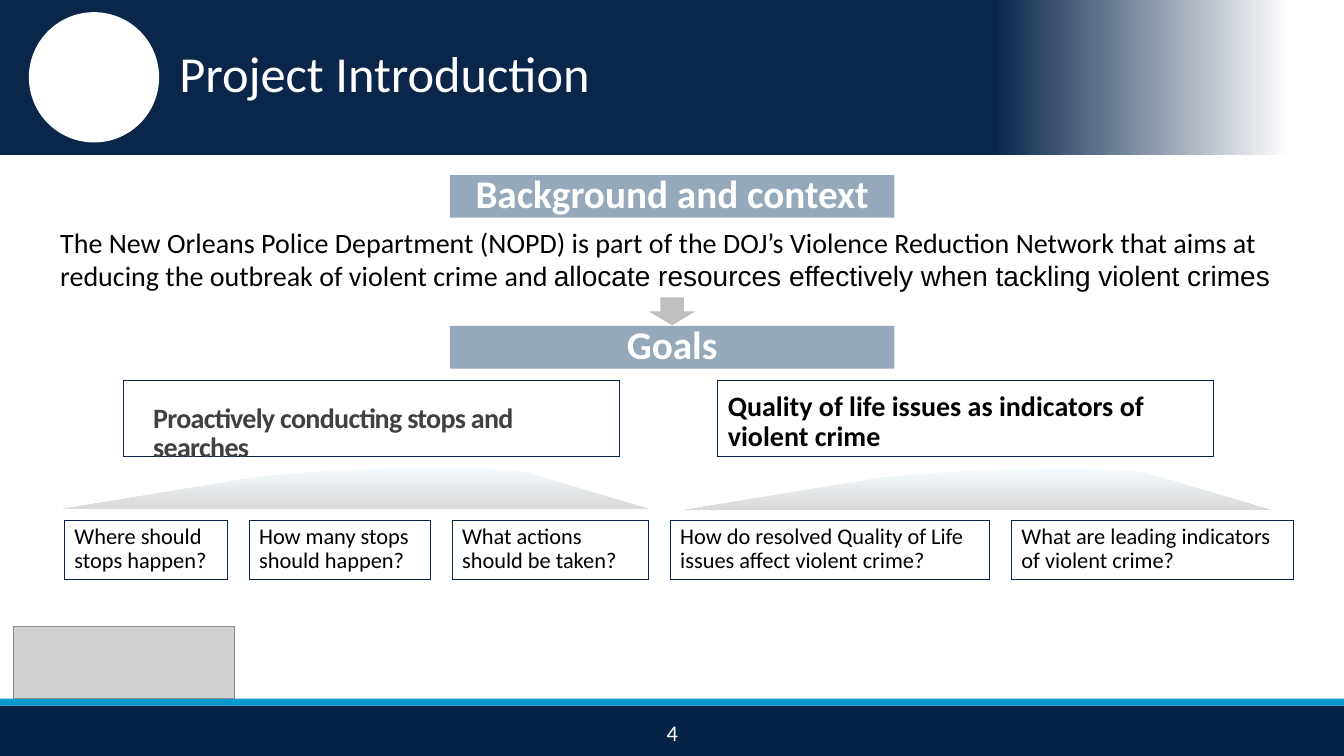
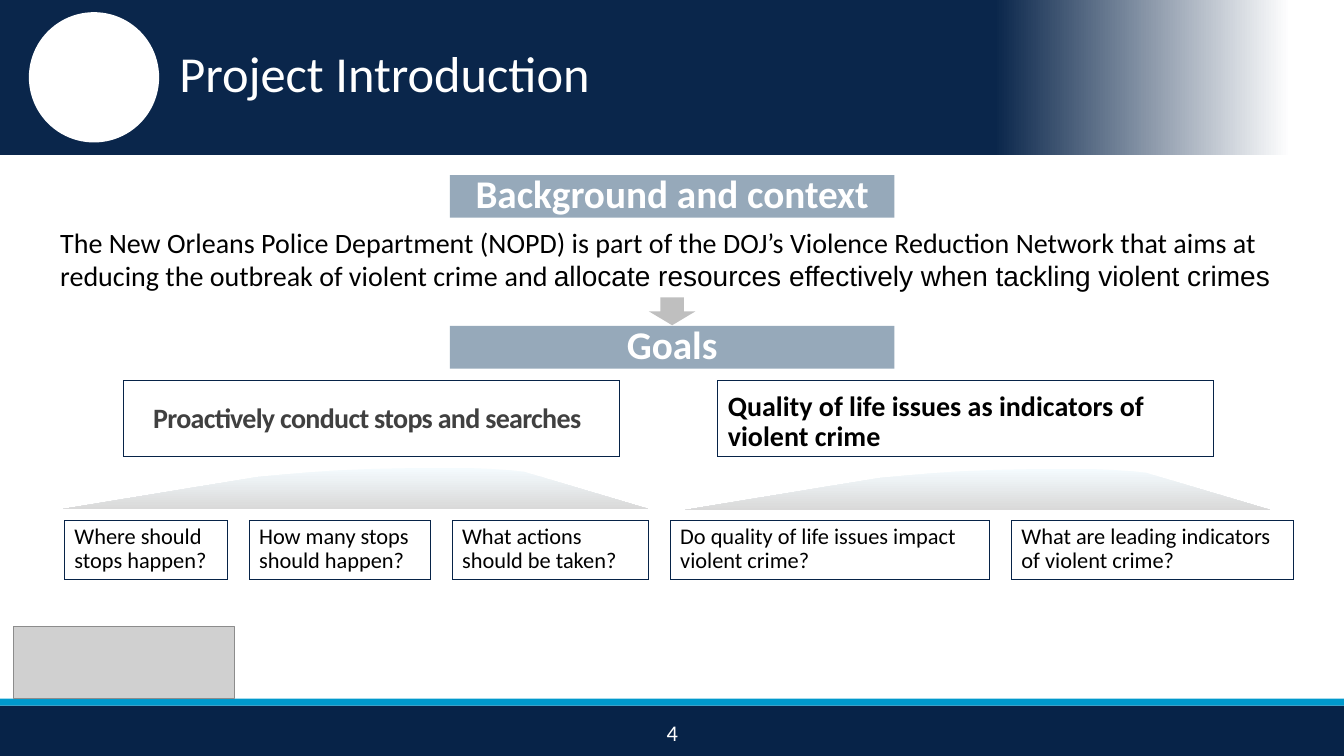
Before and after one commit to nikhilba/NOLA, a slide deck: slide 5 of Presentation/NOLA_Midterm_Presentation_v1.1.pptx. Drawn at 1344x756 pixels with LibreOffice and Linux fonts; fonts in the diff are those of the drawing; grey boxes stand for pictures; background and template pictures are left out. Boxes give left, top, right and bottom in pixels: in the first picture for what was removed or moved away, otherwise in the second. Text is boxed around its words. In the diff, an @@ line names an element or a change of style, - is before the commit and + after.

```diff
--- a/Presentation/NOLA_Midterm_Presentation_v1.1.pptx
+++ b/Presentation/NOLA_Midterm_Presentation_v1.1.pptx
@@ text at (153,408,581,433): text changed @@
-Proactively conducting stops and searches
+Proactively conduct stops and searches
@@ text in rectangle at (680,528,955,568): text changed @@
-How do resolved Quality of Life issues affect violent crime?
+Do quality of life issues impact violent crime?
```
Also in this commit, not shown: 6 other slides changed, 3 slides added, 2 slides removed.
